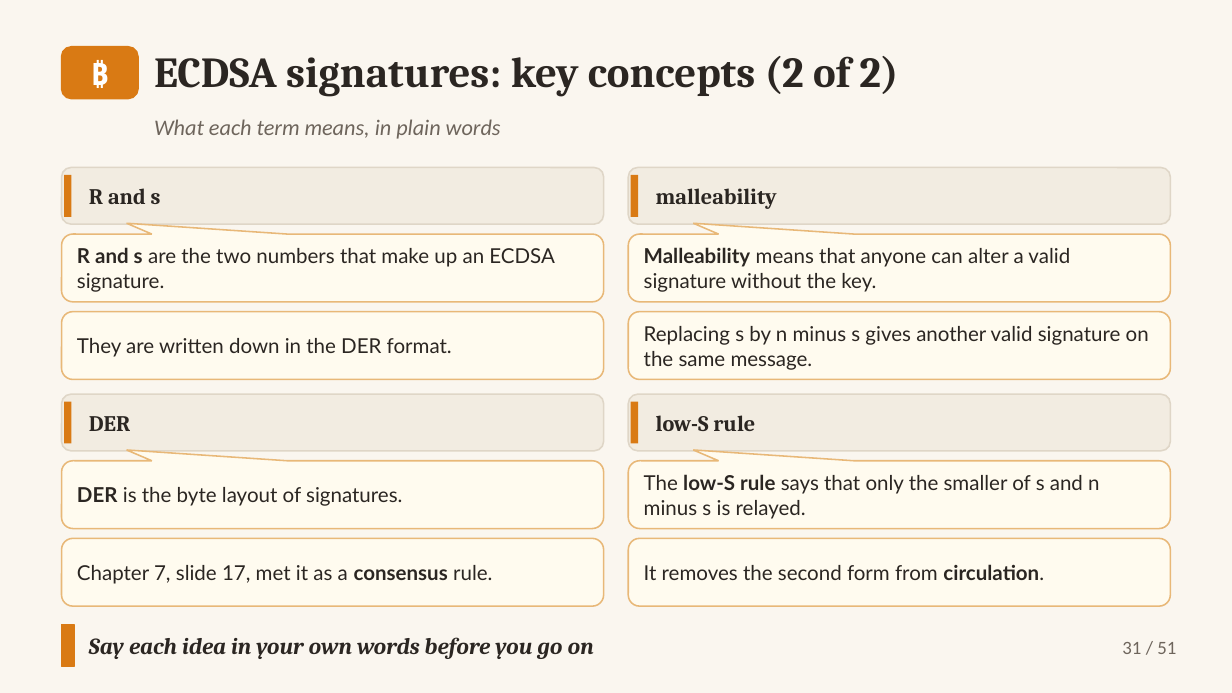
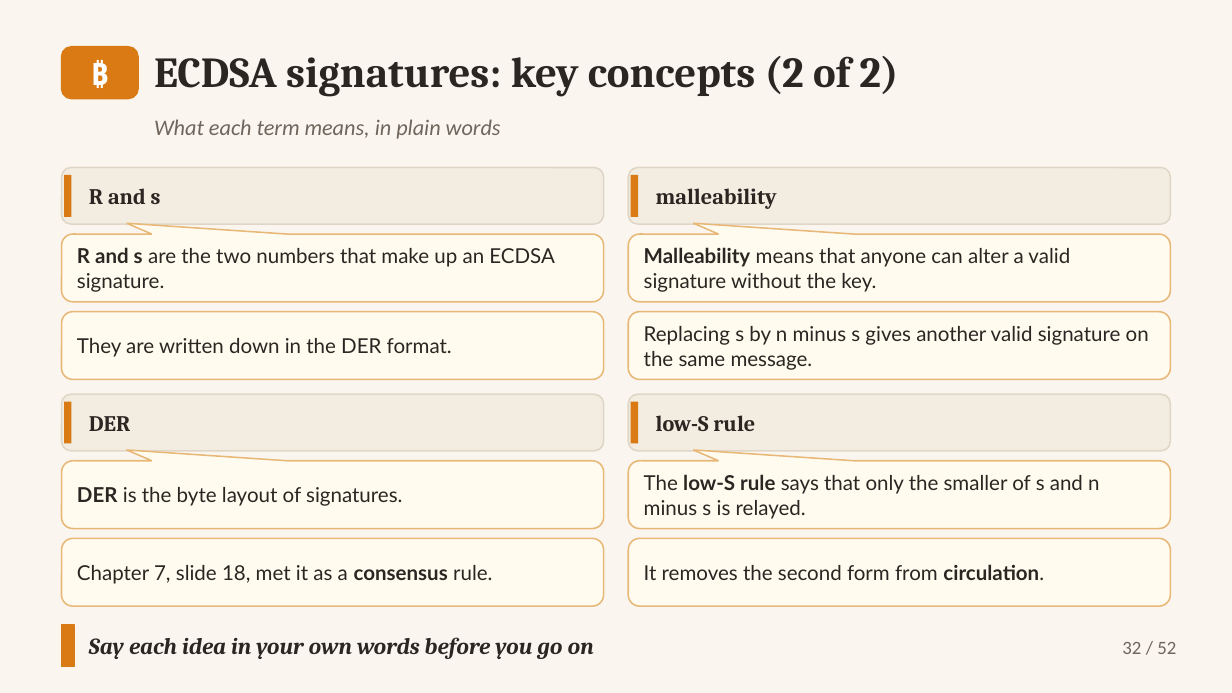
Before and after one commit to altunelyusuf/SEN0401, a slide deck: slide 32 of 03-materials/ch08/SEN0401_Ch08_DigitalSignatures_3e_v2_4_0.pptx (slide 31 before the commit). Drawn at 1232x693 pixels with LibreOffice and Linux fonts; fonts in the diff are those of the drawing. Boxes give left, top, right and bottom in pixels: in the first picture for what was removed or moved away, otherwise in the second. Text is boxed around its words. In the diff, an @@ line names an element or a change of style, - is before the commit and + after.

```diff
--- a/03-materials/ch08/SEN0401_Ch08_DigitalSignatures_3e_v2_4_0.pptx
+++ b/03-materials/ch08/SEN0401_Ch08_DigitalSignatures_3e_v2_4_0.pptx
@@ text in rounded rectangle at [77,565,492,584]: text changed @@
-Chapter 7, slide 17, met it as a consensus rule.
+Chapter 7, slide 18, met it as a consensus rule.
@@ text at [1122,642,1176,654]: text changed @@
-31 / 51
+32 / 52
```
Also in this commit, not shown: 50 other slides changed, 1 slide added, 8 other files.
